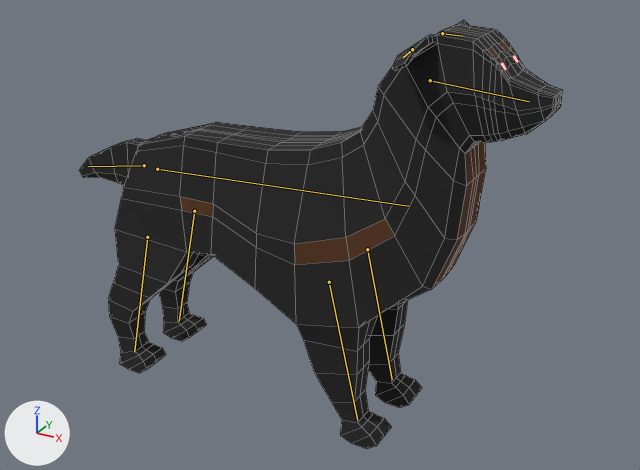
The Blender file models/doggo.blend, before and after one commit.
Before and after are seen from a camera (50 mm lens) standing at (1.48, -2.46, 1.21) and looking at (0.11, 0.03, -0.04). Every picture has the same lights, and +X, +Y and +Z are marked at lower left. The bones that bend it are drawn over the model as lines. Mesh edges are drawn as thin lines.

Names of what the first picture shows: 'DoggoBackup.002'.
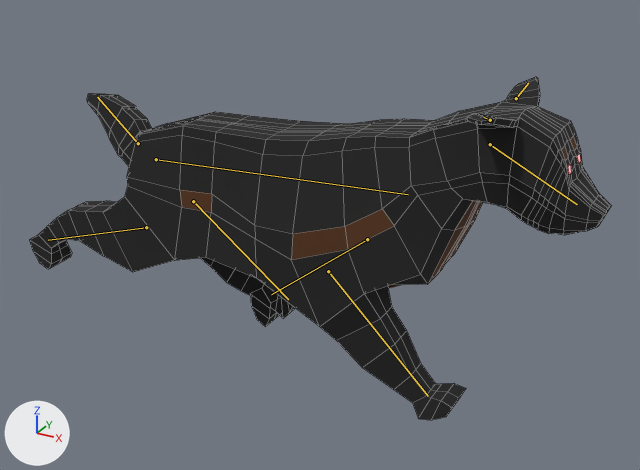
The newer file adds an action. The first version stands in its rest pose; the second is drawn at frame 26 of the action 'Chase'.

Where the change shows, as pixel boxes (x1, y1, x2, y2) in the pictures (640 x 470 px):
```json
{"object": "DoggoBackup.002", "change": "posed", "before": [79, 20, 562, 449], "after": [29, 77, 611, 420], "on screen": "20% wider, 20% shorter"}
{"bone": "Bone", "before": "(157, 169) to (408, 206)", "after": "(156, 159) to (408, 194)"}
{"bone": "Bone.001", "before": "(430, 80) to (529, 101)", "after": "(490, 144) to (577, 204)"}
{"bone": "Bone.006", "before": "(412, 49) to (403, 57)", "after": "(490, 120) to (483, 117)"}
{"bone": "Bone.007", "before": "(442, 33) to (462, 36)", "after": "(516, 98) to (528, 83)"}
{"bone": "Bone.002", "before": "(329, 282) to (357, 420)", "after": "(328, 271) to (428, 396)"}
{"bone": "Bone.003", "before": "(147, 237) to (134, 352)", "after": "(146, 227) to (48, 240)"}
{"bone": "Bone.004", "before": "(367, 249) to (392, 379)", "after": "(367, 239) to (271, 294)"}
{"bone": "Bone.005", "before": "(194, 211) to (179, 321)", "after": "(193, 201) to (288, 299)"}
{"bone": "Bone.008", "before": "(144, 165) to (88, 166)", "after": "(138, 143) to (97, 97)"}
```

The change, as JSON lines over the scene's bpy script:
```json
{"block": "bone_bone", "where": "bone_bone = bpy.data.objects['Armature'].pose.bones['Bone']"}
{"op": "set", "path": "bone_bone.location", "old": "(0.0, 0.0, 0.0)", "new": "(-0.038, -0.001, 0.0)"}
{"block": "bone_bone_001", "where": "bone_bone_001 = bpy.data.objects['Armature'].pose.bones['Bone.001']  # child of 'Bone'"}
{"op": "set", "path": "bone_bone_001.location", "old": "(0.0, 0.0, 0.0)", "new": "(0.191, 0.221, -0.001)"}
{"op": "set", "path": "bone_bone_001.rotation_quaternion", "old": "(1.0, 0.0, 0.0, 0.0)", "new": "(0.981, -0.003, 0.0, -0.195)", "note": "degrees (0, 0, 0) -> degrees (0, 0, -23)"}
{"block": "bone_bone_006", "where": "bone_bone_006 = bpy.data.objects['Armature'].pose.bones['Bone.006']  # child of 'Bone.001'"}
{"op": "set", "path": "bone_bone_006.rotation_quaternion", "old": "(1.0, 0.0, 0.0, 0.0)", "new": "(0.966, -0.144, -0.161, 0.141)", "note": "degrees (0, 0, 0) -> degrees (-20, -16, 19)"}
{"block": "bone_bone_007", "where": "bone_bone_007 = bpy.data.objects['Armature'].pose.bones['Bone.007']  # child of 'Bone.001'"}
{"op": "set", "path": "bone_bone_007.rotation_quaternion", "old": "(1.0, 0.0, 0.0, 0.0)", "new": "(0.965, 0.041, -0.076, -0.237)", "note": "degrees (0, 0, 0) -> degrees (7, -7, -28)"}
{"block": "bone_bone_002", "where": "bone_bone_002 = bpy.data.objects['Armature'].pose.bones['Bone.002']  # child of 'Bone'"}
{"op": "set", "path": "bone_bone_002.rotation_quaternion", "old": "(1.0, 0.0, 0.0, 0.0)", "new": "(0.924, 0.0, 0.0, 0.27)", "note": "degrees (0, 0, 0) -> degrees (0, 0, 33)"}
{"block": "bone_bone_003", "where": "bone_bone_003 = bpy.data.objects['Armature'].pose.bones['Bone.003']  # child of 'Bone'"}
{"op": "set", "path": "bone_bone_003.rotation_quaternion", "old": "(1.0, 0.0, 0.0, 0.0)", "new": "(0.866, 0.0, 0.0, -0.501)", "note": "degrees (0, 0, 0) -> degrees (0, 0, -60)"}
{"block": "bone_bone_004", "where": "bone_bone_004 = bpy.data.objects['Armature'].pose.bones['Bone.004']  # child of 'Bone'"}
{"op": "set", "path": "bone_bone_004.rotation_quaternion", "old": "(1.0, 0.0, 0.0, 0.0)", "new": "(0.847, 0.0, 0.0, -0.532)", "note": "degrees (0, 0, 0) -> degrees (0, 0, -64)"}
{"block": "bone_bone_005", "where": "bone_bone_005 = bpy.data.objects['Armature'].pose.bones['Bone.005']  # child of 'Bone'"}
{"op": "set", "path": "bone_bone_005.rotation_quaternion", "old": "(1.0, 0.0, 0.0, 0.0)", "new": "(0.843, 0.0, 0.0, 0.538)", "note": "degrees (0, 0, 0) -> degrees (0, 0, 65)"}
{"block": "bone_bone_008", "where": "bone_bone_008 = bpy.data.objects['Armature'].pose.bones['Bone.008']  # child of 'Bone'"}
{"op": "set", "path": "bone_bone_008.location", "old": "(0.0, 0.0, 0.0)", "new": "(0.048, 0.009, 0.0)"}
{"op": "set", "path": "bone_bone_008.rotation_quaternion", "old": "(1.0, 0.0, 0.0, 0.0)", "new": "(0.927, -0.111, 0.081, -0.324)", "note": "degrees (0, 0, 0) -> degrees (-15, 5, -39)"}
```
